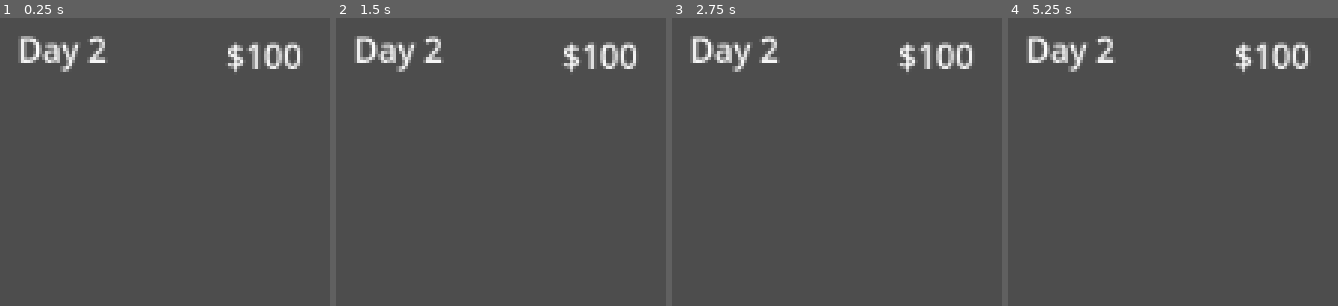
Above: before the commit, frames 1-4 (left to right).
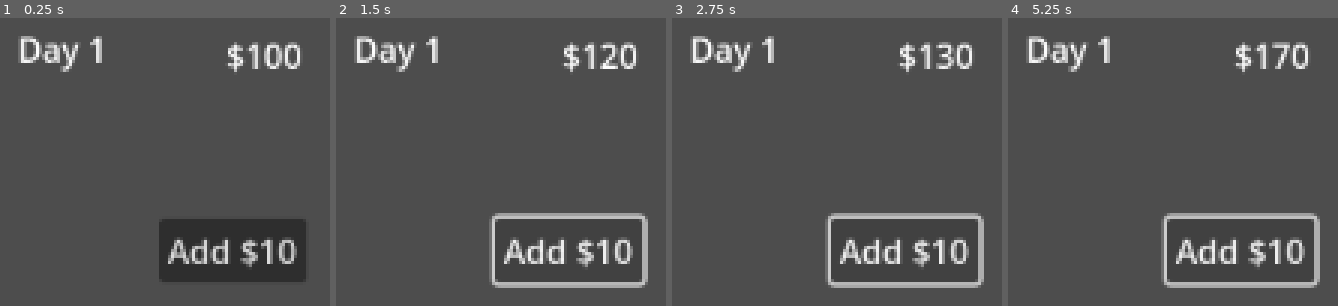
Above: after the commit, the same moments.

Repository: naddicott-dtech/template-for-templates
Game: Godot game, scene res://scenes/Main.tscn
Same seed, same stepped clock (60 frames per second), same inputs: the game is played once before the commit and once after it.
Inputs (mouse positions are in pixels of both pictures, inside the frame that each line leads up to):
- Up to frame 1 (0.25 s): no input
- Up to frame 2 (1.5 s): click (570, 251) at 0.5 s, where only the run after the commit has a clickable "Add $10"; click (570, 251) at 1.25 s, where only the run after the commit has a clickable "Add $10"
- Up to frame 3 (2.75 s): click (906, 251) at 2 s, where only the run after the commit has a clickable "Add $10"
- Up to frame 4 (5.25 s): tap Enter at 2.75, 4.25 s; tap Space at 3.5, 5 s

The runs differ from the first frame. In frame 1, 9.1% of the frame differs, in the area x 26-93%, y 6-92%; in frame 2, 5.0%; in frame 3, 5.0%; in frame 4, 5.1%.

Commit message:
Added an "Add Money Button" to the HUD scene.

Diff:
--- a/autoload/Globals.gd
+++ b/autoload/Globals.gd
@@ -2,6 +2,7 @@
 
 @export var starting_money := 100
 @export var start_day := 1
+@export var show_debug_buttons: bool = true
 
 var money := 0
 var day := 1
@@ -10,3 +11,7 @@
 	money = starting_money
 	day = start_day
 	SignalBus.money_changed.emit(money)
+
+func add_money(new_money: int) -> void:
+	money += new_money
+	SignalBus.money_changed.emit(money)
--- a/autoload/SignalBus.gd
+++ b/autoload/SignalBus.gd
@@ -1,5 +1,9 @@
+# SignalBus.gd
 extends Node
 
+@warning_ignore("UNUSED_SIGNAL")
 signal money_changed(new_value)
+@warning_ignore("UNUSED_SIGNAL")
 signal day_ended(day_number)
+@warning_ignore("UNUSED_SIGNAL")
 signal tick(delta_time)
--- a/scenes/Main.tscn
+++ b/scenes/Main.tscn
@@ -20,6 +20,7 @@
 [node name="Managers" type="Node" parent="."]
 
 [node name="TimeManager" parent="Managers" instance=ExtResource("1_rvslj")]
+seconds_per_day = 60.0
 
 [node name="SaveManager" parent="Managers" instance=ExtResource("2_rarhs")]
 
--- a/scenes/managers/TimeManager.gd
+++ b/scenes/managers/TimeManager.gd
@@ -1,6 +1,6 @@
 extends Node
-@export var seconds_per_day := 60
-var _accumulated_seconds := 60
+@export var seconds_per_day: float = 60.0
+var _accumulated_seconds: float = 0.0
 
 func _process(delta: float) -> void:
 	SignalBus.tick.emit(delta)
--- a/scenes/managers/TimeManager.tscn
+++ b/scenes/managers/TimeManager.tscn
@@ -4,4 +4,3 @@
 
 [node name="TimeManager" type="Node"]
 script = ExtResource("1_kp3em")
-seconds_per_day = null
--- a/scenes/ui/HUD.gd
+++ b/scenes/ui/HUD.gd
@@ -1,4 +1,6 @@
 extends Control
+
+@export var debug_add_amount: int = 10
 @onready var money_label: Label = %MoneyLabel
 @onready var day_label: Label = %DayLabel
 
@@ -7,9 +9,13 @@
 	SignalBus.day_ended.connect(_on_day_ended)
 	_on_money_changed(Globals.money)
 	_on_day_ended(Globals.day)
+	%AddMoneyButton.visible = Globals.show_debug_buttons
 
 func _on_money_changed(new_money:int) -> void:
 	money_label.text = "$" + str(new_money)
 
 func _on_day_ended(new_day:int) -> void:
 	day_label.text = "Day " + str(new_day)
+
+func _on_add_money_button_pressed():
+	Globals.add_money(debug_add_amount)
--- a/scenes/ui/HUD.tscn
+++ b/scenes/ui/HUD.tscn
@@ -24,3 +24,14 @@
 offset_top = 17.0
 offset_right = 81.0
 offset_bottom = 40.0
+
+[node name="AddMoneyButton" type="Button" parent="."]
+unique_name_in_owner = true
+layout_mode = 0
+offset_left = 109.0
+offset_top = 110.0
+offset_right = 180.0
+offset_bottom = 141.0
+text = "Add $10"
+
+[connection signal="pressed" from="AddMoneyButton" to="." method="_on_add_money_button_pressed"]
